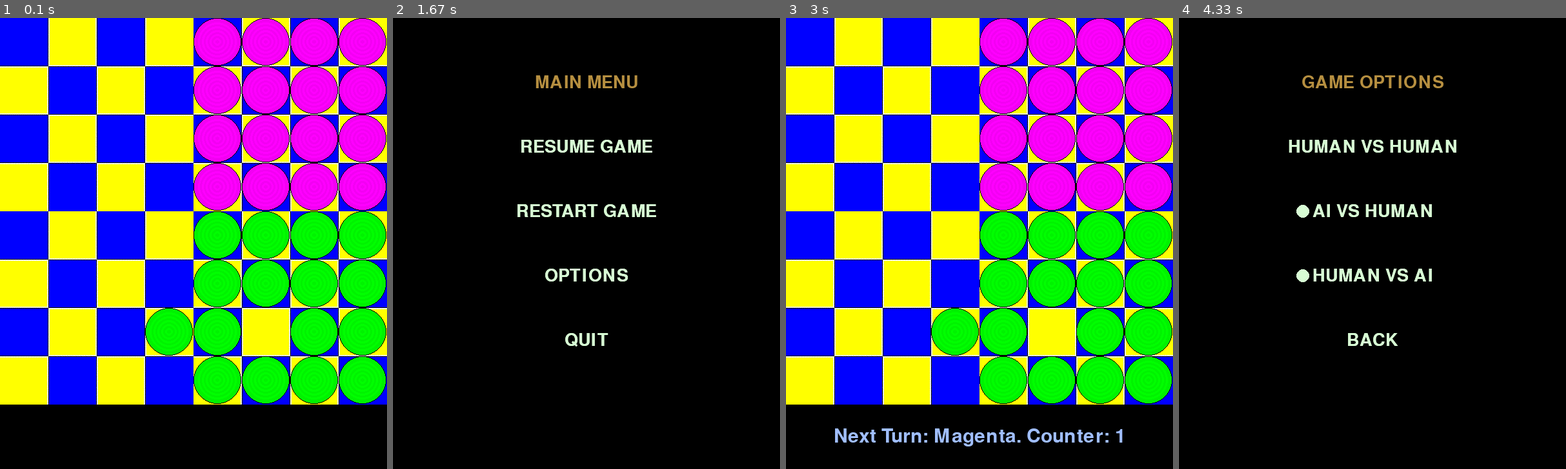
Above: before the commit, frames 1-4 (left to right).
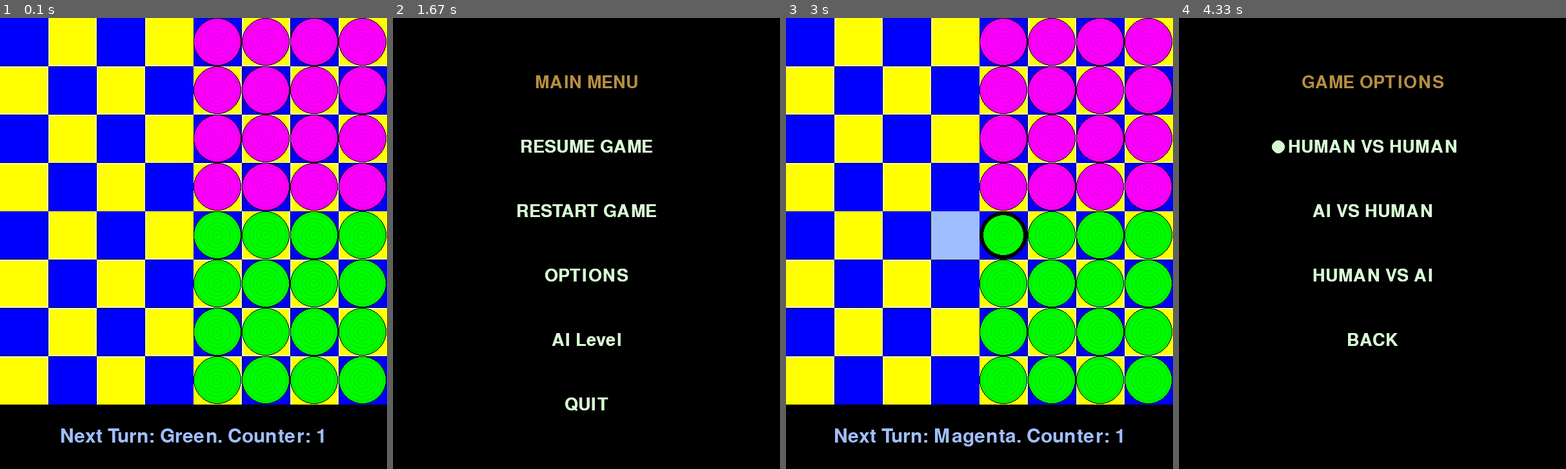
Above: after the commit, the same moments.

Repository: Patlatus/Pygame-Overcrowded-Trolleybus
Game: pygame game, started from main.py
Two runs of this game, one before a commit and one after it. Both use one fixed random seed, a clock stepped at 60 frames per second and the inputs below.
Inputs (mouse positions are in pixels of both pictures, inside the frame that each line leads up to):
- Up to frame 1 (0.1 s): no input
- Up to frame 2 (1.67 s): tap Esc at 0.33 s; click "RESUME GAME" at 0.85 s; click (485, 383) at 1.22 s; hold Esc from 1.5 s (still down)
- Up to frame 3 (3 s): release Esc at 2.03 s; click "RESTART GAME" at 2.28 s
- Up to frame 4 (4.33 s): hold Esc 3.2-3.67 s; move the mouse to (1275, 351) at 3.23 s; click (1275, 351) at 3.42 s; click "OPTIONS" at 3.9 s; move the mouse to (1426, 302) at 4.2 s

The runs differ from the first frame. In frame 1, 2.9% of the frame differs, in the area x 15-84%, y 64-95%; in frame 2, 0.4%; in frame 3, 3.6%, in the area x 37-75%, y 42-75%; in frame 4, 0.2%.

Commit message:
Implement options to select AI opponent level

Diff:
--- a/main.py
+++ b/main.py
@@ -5,7 +5,7 @@
 """
 import pygame, sys
 from pygame.locals import *
-
+from enum import Enum
 from graphics import Graphics
 from board import *
 from button import Button
@@ -14,6 +14,13 @@
 from improved_old_ai import ImprovedOldAi
 
 pygame.font.init()
+
+
+class Level(Enum):
+	OLD = 0
+	OLD_IMP = 1
+	NEW = 2
+
 
 class Game:
 	"""
@@ -31,6 +38,7 @@
 		self.ai = Ai(self.graphics, self.board)
 		self.oldai = OldAi(self.graphics, self.board)
 		self.impoldai = ImprovedOldAi(self.graphics, self.board)
+		self.level = Level.NEW
 
 		self.turn = GREEN
 		self.selected_piece = None # a board location.
@@ -38,19 +46,16 @@
 		self.selected_legal_moves = []
 
 		self.TICK = pygame.USEREVENT
+		self.AI_TICK = pygame.USEREVENT + 1
 		pygame.time.set_timer(self.TICK, 500)
+		pygame.time.set_timer(self.AI_TICK, 1200)
 		self.show_menu = False
 		self.show_main_menu = False
 		self.show_options = False
+		self.show_level = False
 		self.ai_green = False
 		self.ai_magenta = False
 		self.delay_ai = False
-
-		# Temporary settings to check how two AI can compete
-
-		self.ai_green = True
-		self.ai_magenta = True
-		self.perform_ai_turn()
 
 		self.play_button = Button(image=None, pos=(self.graphics.window_size >> 1, self.graphics.window_size * 2 // 6),
 								  text_input="RESUME GAME", font=self.get_font(75), base_color="#d7fcd4",
@@ -62,8 +67,11 @@
 		self.options_button = Button(image=None, pos=(self.graphics.window_size >> 1, self.graphics.window_size * 4 // 6),
 									 text_input="OPTIONS", font=self.get_font(75), base_color="#d7fcd4",
 									 hovering_color="White")
+		self.level_button = Button(image=None, pos=(self.graphics.window_size >> 1, self.graphics.window_size * 5 // 6),
+									 text_input="AI Level", font=self.get_font(75), base_color="#d7fcd4",
+									 hovering_color="White")
 		# pygame.image.load("assets/Quit Rect.png")
-		self.quit_button = Button(image=None, pos=(self.graphics.window_size >> 1, self.graphics.window_size * 5 // 6),
+		self.quit_button = Button(image=None, pos=(self.graphics.window_size >> 1, self.graphics.window_size * 6 // 6),
 								  text_input="QUIT", font=self.get_font(75), base_color="#d7fcd4",
 								  hovering_color="White")
 
@@ -81,6 +89,21 @@
 							  text_input="BACK", font=self.get_font(75), base_color="#d7fcd4",
 							  hovering_color="White")
 
+		self.old_ai_choice = Button(image=None, pos=(self.graphics.window_size >> 1, self.graphics.window_size * 2 // 6),
+								   text_input="Old AI (2003): Primitive", font=self.get_font(75), base_color="#d7fcd4",
+								   hovering_color="White")
+		self.imp_old_ai_choice = Button(image=None, pos=(self.graphics.window_size >> 1, self.graphics.window_size * 3 // 6),
+								text_input="Improved Old AI: Easy", font=self.get_font(75), base_color="#d7fcd4",
+								hovering_color="White")
+		# pygame.image.load("assets/Options Rect.png")
+		self.new_ai_choice = Button(image=None,
+									  pos=(self.graphics.window_size >> 1, self.graphics.window_size * 4 // 6),
+									  text_input="New AI (2023): Medium", font=self.get_font(75), base_color="#d7fcd4",
+									  hovering_color="White")
+		self.level_back = Button(image=None, pos=(self.graphics.window_size >> 1, self.graphics.window_size * 5 // 6),
+								   text_input="BACK", font=self.get_font(75), base_color="#d7fcd4",
+								   hovering_color="White")
+
 	def setup(self):
 		"""Draws the window and board at the beginning of the game"""
 		self.graphics.setup_window()
@@ -102,11 +125,10 @@
 			if event.type == QUIT:
 				self.terminate_game()
 
-
-
 			if not self.show_menu and event.type == self.TICK:
 				self.graphics.tick()
 
+			if not self.show_menu and event.type == self.AI_TICK:
 				if not self.is_human_turn() and not self.end:
 					self.perform_ai_turn()
 
@@ -114,48 +136,63 @@
 				if event.key == pygame.K_ESCAPE:
 					self.show_menu = not self.show_menu
 					self.show_main_menu = not self.show_options and self.show_menu
-
-			if self.show_menu and self.show_options and event.type == pygame.MOUSEBUTTONDOWN:
-				mouse_pos = pygame.mouse.get_pos()
-
-				if self.human_choice.checkForInput(mouse_pos):
-					self.ai_green = False
-					self.ai_magenta = False
-				if self.ai_starts.checkForInput(mouse_pos):
-					self.ai_green = True
-					self.ai_magenta = False
 					if not self.is_human_turn():
 						self.perform_ai_turn()
-				if self.ai_strikes_back.checkForInput(mouse_pos):
-					self.ai_green = False
-					self.ai_magenta = True
-					if not self.is_human_turn():
-						self.perform_ai_turn()
-
-				if self.options_back.checkForInput(mouse_pos):
-					self.show_options = False
-					self.show_main_menu = True
-
-			elif self.show_menu and self.show_main_menu and event.type == pygame.MOUSEBUTTONDOWN:
+
+			if self.show_menu and event.type == pygame.MOUSEBUTTONDOWN:
 				mouse_pos = pygame.mouse.get_pos()
-				if self.play_button.checkForInput(mouse_pos):
-					self.show_main_menu = False
-					self.show_menu = False
-				if self.restart_button.checkForInput(mouse_pos):
-					self.restart()
-					self.show_main_menu = False
-					self.show_menu = False
-				if self.options_button.checkForInput(mouse_pos):
-					self.show_main_menu = False
-					self.show_options = True
-				if self.quit_button.checkForInput(mouse_pos):
-					self.terminate_game()
+
+				if self.show_options:
+					if self.human_choice.checkForInput(mouse_pos):
+						self.ai_green = False
+						self.ai_magenta = False
+					if self.ai_starts.checkForInput(mouse_pos):
+						self.ai_green = True
+						self.ai_magenta = False
+
+					if self.ai_strikes_back.checkForInput(mouse_pos):
+						self.ai_green = False
+						self.ai_magenta = True
+					if self.options_back.checkForInput(mouse_pos):
+						self.show_options = False
+						self.show_main_menu = True
+				elif self.show_main_menu:
+					if self.play_button.checkForInput(mouse_pos):
+						self.show_main_menu = False
+						self.show_menu = False
+						if not self.is_human_turn():
+							self.perform_ai_turn()
+
+					if self.restart_button.checkForInput(mouse_pos):
+						self.restart()
+						self.show_main_menu = False
+						self.show_menu = False
+					if self.options_button.checkForInput(mouse_pos):
+						self.show_main_menu = False
+						self.show_options = True
+					if self.level_button.checkForInput(mouse_pos):
+						self.show_main_menu = False
+						self.show_level = True
+					if self.quit_button.checkForInput(mouse_pos):
+						self.terminate_game()
+				elif self.show_level:
+					if self.old_ai_choice.checkForInput(mouse_pos):
+						self.level = Level.OLD
+					if self.imp_old_ai_choice.checkForInput(mouse_pos):
+						self.level = Level.OLD_IMP
+					if self.new_ai_choice.checkForInput(mouse_pos):
+						self.level = Level.NEW
+					if self.level_back.checkForInput(mouse_pos):
+						self.show_level = False
+						self.show_main_menu = True
 
 			if self.show_menu:
 				if self.show_main_menu:
 					self.display_main_menu()
 				elif self.show_options:
 					self.display_options()
+				elif self.show_level:
+					self.display_level()
 
 			elif not self.end and self.is_human_turn() and event.type == MOUSEBUTTONDOWN and self.board.on_board(self.mouse_pos):
 				if not self.hop:
@@ -192,7 +229,7 @@
 		self.graphics.screen.blit(menu_text, menu_rect)
 
 		mouse_pos = pygame.mouse.get_pos()
-		for button in [self.play_button, self.restart_button, self.options_button, self.quit_button]:
+		for button in [self.play_button, self.restart_button, self.options_button, self.level_button, self.quit_button]:
 			button.changeColor(mouse_pos)
 			button.update(self.graphics.screen)
 		pygame.display.update()
@@ -215,6 +252,28 @@
 			button.update(self.graphics.screen)
 
 		pygame.display.update()
+
+	def display_level(self):
+		mouse_pos = pygame.mouse.get_pos()
+
+		self.graphics.screen.fill("black")
+
+		options_text = self.get_font(45).render("AI LEVEL OPTIONS", True, "#b68f40")
+		options_rect = options_text.get_rect(
+			center=(self.graphics.window_size >> 1, self.graphics.window_size // 6))
+		self.graphics.screen.blit(options_text, options_rect)
+
+		self.old_ai_choice.selected = self.level == Level.OLD
+		self.imp_old_ai_choice.selected = self.level == Level.OLD_IMP
+		self.new_ai_choice.selected = self.level == Level.NEW
+
+		for button in [self.old_ai_choice, self.imp_old_ai_choice, self.new_ai_choice, self.level_back]:
+			button.changeColor(mouse_pos)
+			button.update(self.graphics.screen)
+
+		pygame.display.update()
+
+
 
 	def restart(self):
 		self.end = False
@@ -292,11 +351,19 @@
 		if not self.end:
 			self.perform_ai_turn()
 
+	def get_ai(self):
+		match self.level:
+			case Level.OLD:
+				return self.oldai
+			case Level.OLD_IMP:
+				return self.impoldai
+			case Level.NEW:
+				return self.ai
+
 	def perform_ai_turn(self):
 		print("self.turn", self.turn, ' ai m ', self.ai_magenta)
 		if self.turn == MAGENTA and self.ai_magenta:
-			self.ai.turn_magenta(self.magenta)
-			#self.impoldai.turn_magenta(self.magenta)
+			self.get_ai().turn_magenta(self.magenta)
 			if self.post_check_for_endgame():
 				self.end = True
 				self.graphics.draw_message("GREEN WINS!")
@@ -311,9 +378,7 @@
 				return
 			print("self.turn", self.turn, ' ai g ', self.ai_green)
 		elif self.turn == GREEN and self.ai_green:
-			#self.oldai.turn_green()
-			#self.impoldai.turn_green(self.green)
-			self.ai.turn_green(self.green)
+			self.get_ai().turn_green(self.green)
 
 			if self.post_check_for_endgame():
 				self.end = True
--- a/old_ai.py
+++ b/old_ai.py
@@ -2,6 +2,7 @@
 from board import *
 class OldAi():
     def __init__(self, graphics, board):
+        self.turn = None
         self.graphics = graphics
         self.board = board
         self.magenta = False
@@ -16,8 +17,9 @@
         dx, dy = dir
         return x + dx * 2, y + dy * 2
 
-    def turn_green(self):
+    def turn_green(self, turn):
         self.magenta = False
+        self.turn = turn
         start, dest = self.find_green()
         self.board.move_piece(start, dest)
         self.graphics.screen.blit(self.graphics.background, (0, 0))
@@ -26,8 +28,9 @@
             self.graphics.screen.blit(self.graphics.text_surface_obj, self.graphics.text_rect_obj)
         pygame.display.update()
 
-    def turn_magenta(self):
+    def turn_magenta(self, turn):
         self.magenta = True
+        self.turn = turn
         start, dest = self.find_magenta()
         self.board.move_piece(start, dest)
         self.graphics.screen.blit(self.graphics.background, (0, 0))
